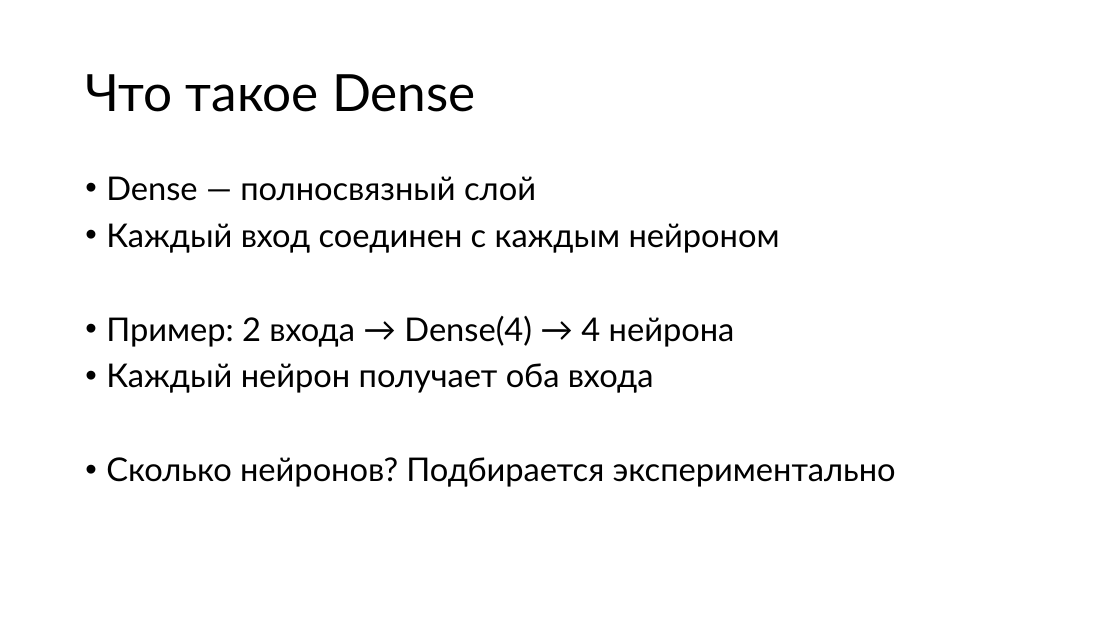
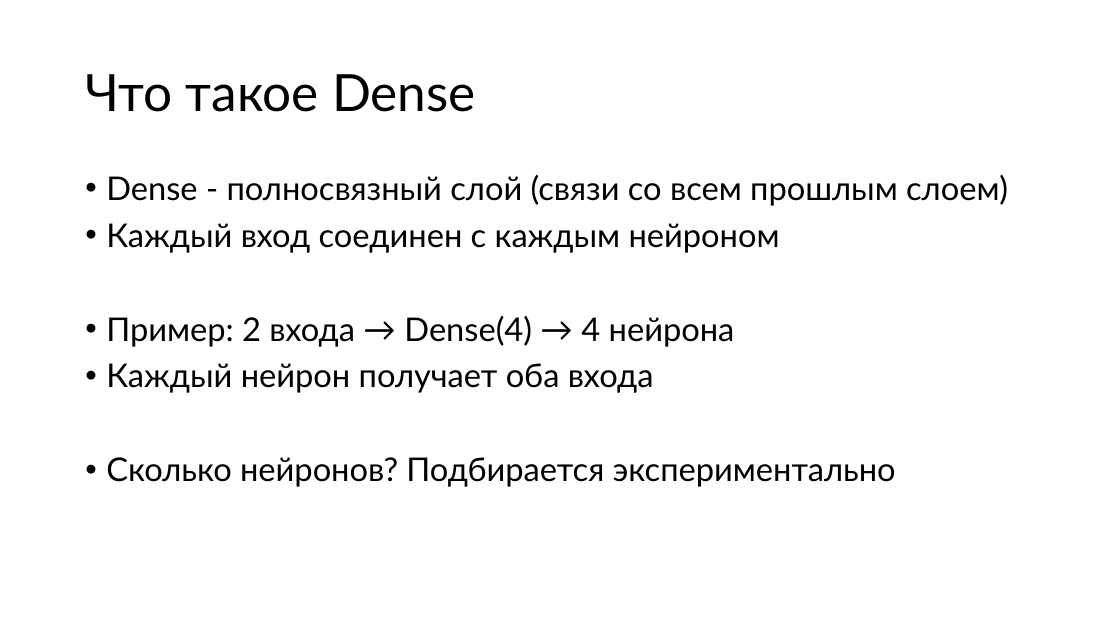
Before and after one commit to Letch49/semantic-vvsu-2026, a slide deck: slide 5 of lectures/lecture_2/lecture_2.pptx. Drawn at 1120x630 pixels with LibreOffice and Linux fonts; fonts in the diff are those of the drawing. Boxes give left, top, right and bottom in pixels: in the first picture for what was removed or moved away, otherwise in the second. Text is boxed around its words. In the diff, an @@ line names an element or a change of style, - is before the commit and + after.

```diff
--- a/lectures/lecture_2/lecture_2.pptx
+++ b/lectures/lecture_2/lecture_2.pptx
@@ text at box(106, 175, 1008, 206): text changed @@
-• Dense — полносвязный слой
+• Dense - полносвязный слой (связи со всем прошлым слоем)
```
Also in this commit, not shown: 3 other slides changed, 2 other files.
